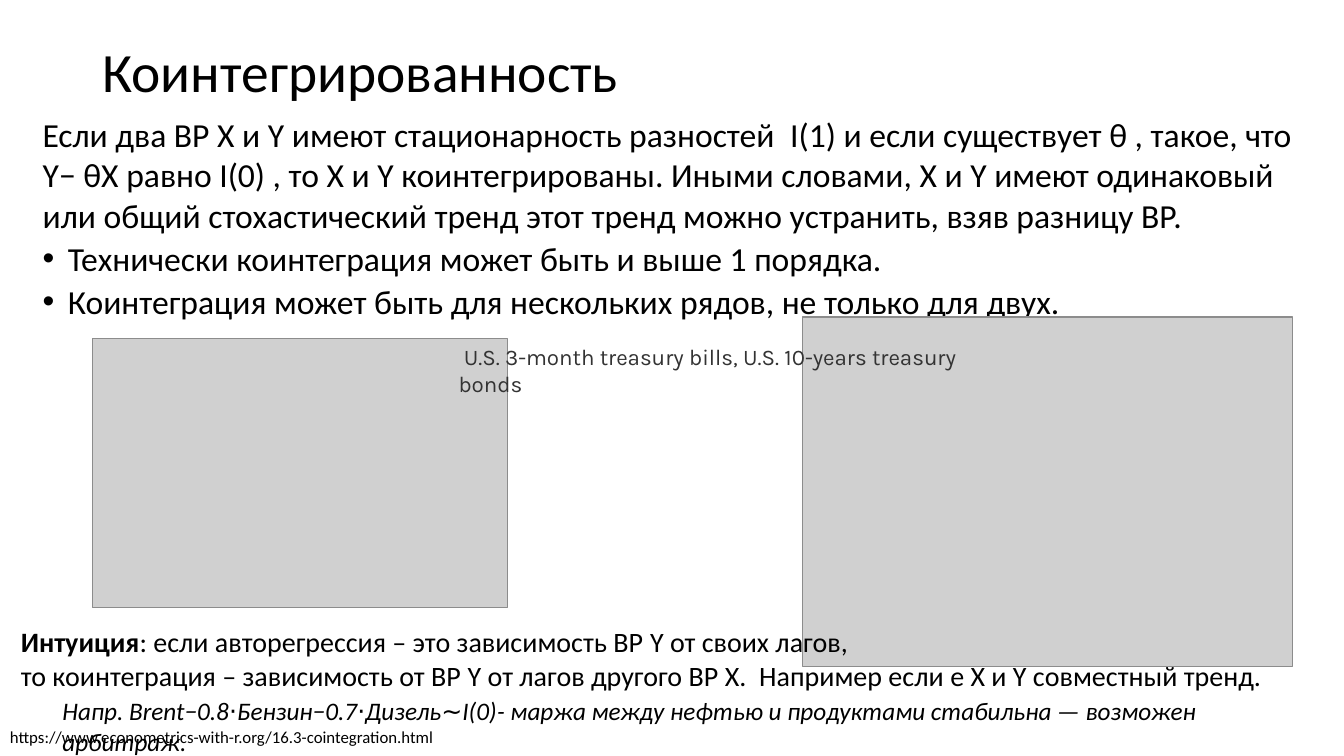
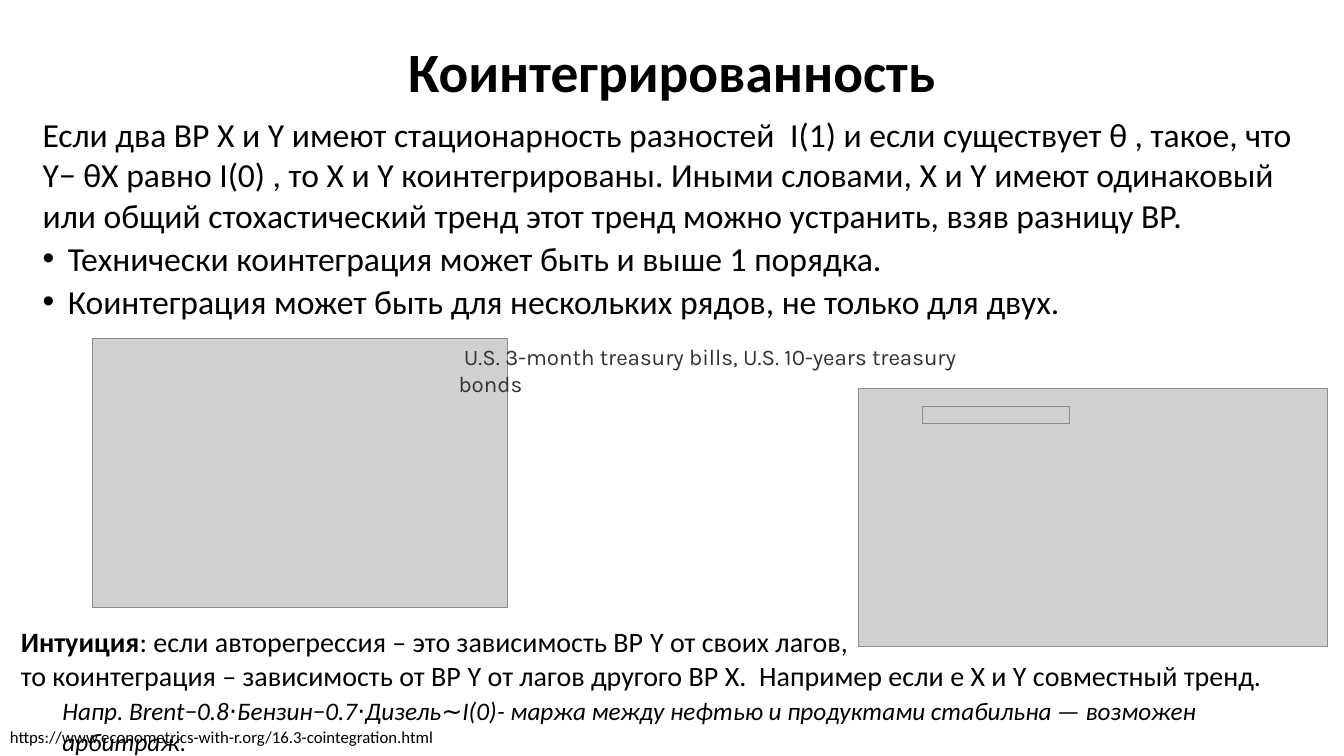
Before and after one commit to MVRonkin/TimeSeriesCourse, a slide deck: slide 7 of 2025/LEC/06-1 многомерные ВР.pptx. Drawn at 1344x756 pixels with LibreOffice and Linux fonts; fonts in the diff are those of the drawing; grey boxes stand for pictures. Boxes give left, top, right and bottom in pixels: in the first picture for what was removed or moved away, otherwise in the second. Text is boxed around its words. In the diff, an @@ line names an element or a change of style, - is before the commit and + after.

```diff
--- a/2025/LEC/06-1 многомерные ВР.pptx
+++ b/2025/LEC/06-1 многомерные ВР.pptx
@@ title "Коинтегрированность" at (408,56,935,101): bold on; alignment left to centre @@
@@ picture: place and size @@
-picture at (804,318,1293,667)
+picture at (859,388,1328,646)
@@ picture added at (924,406,1071,423) @@
```
Also in this commit, not shown: 2 other slides changed.
